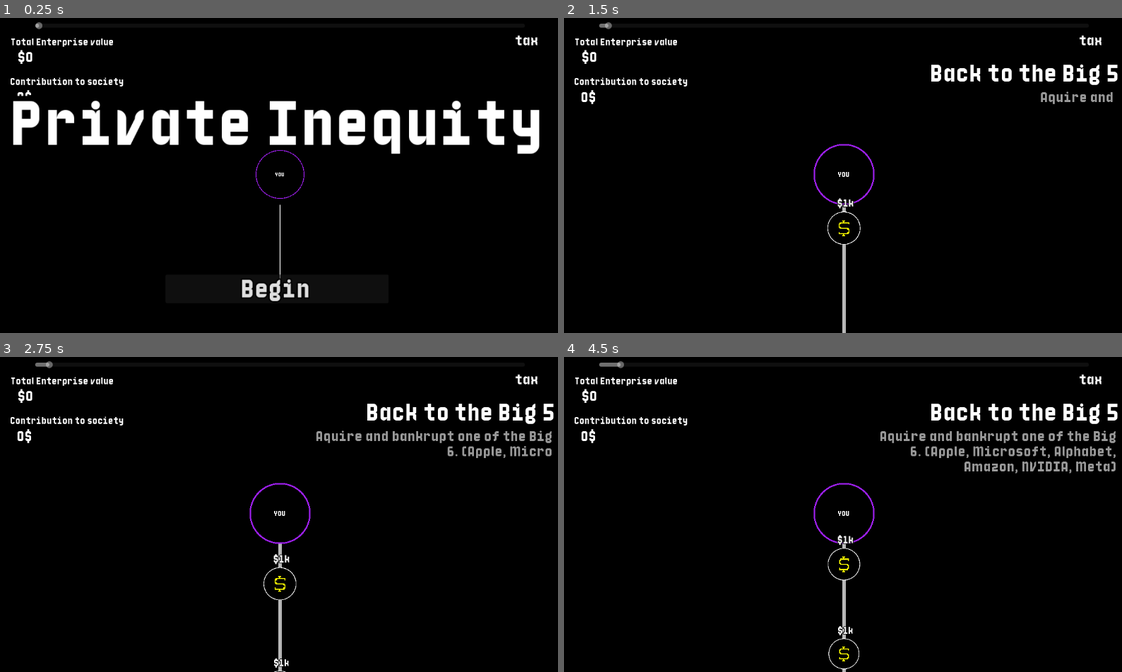
Above: before the commit, frames 1-4 (two rows, left to right).
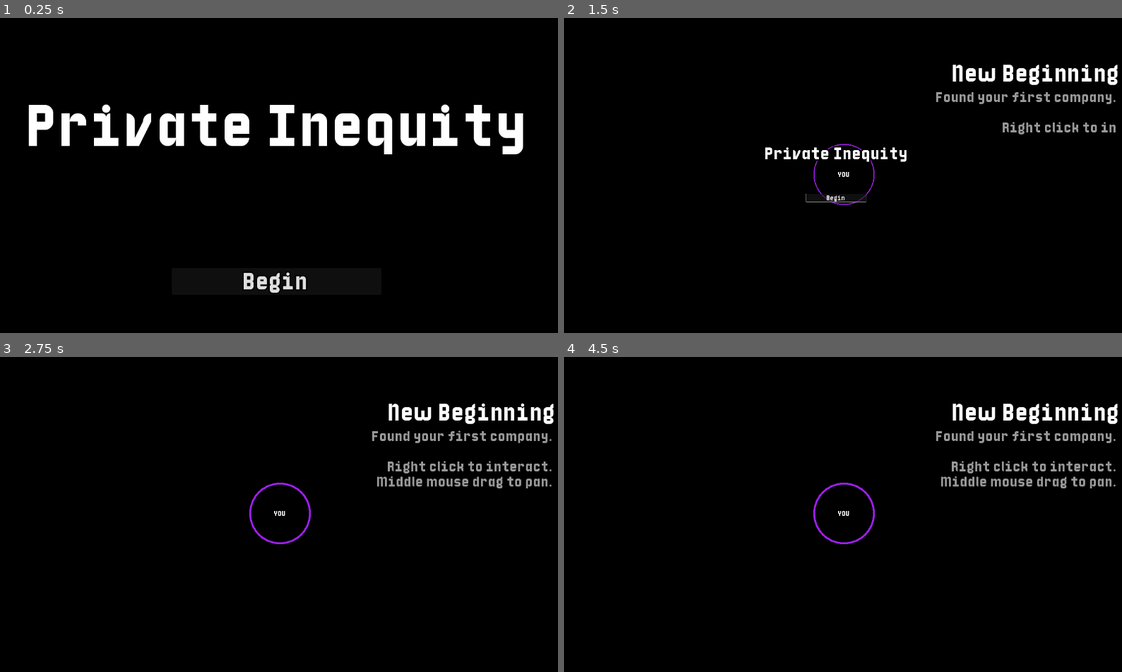
Above: after the commit, the same moments.

Repository: pirey0/LD58
Game: Godot game, scene res://main.tscn
Same seed, same stepped clock (60 frames per second), same inputs: the game is played once before the commit and once after it.
Inputs (mouse positions are in pixels of both pictures, inside the frame that each line leads up to):
- Up to frame 1 (0.25 s): no input
- Up to frame 2 (1.5 s): click "Begin" at 0.5 s; click "Begin" at 1.25 s
- Up to frame 3 (2.75 s): click "Begin" at 2 s
- Up to frame 4 (4.5 s): tap Enter at 2.75 s; move the mouse to (965, 498) at 2.77 s; tap 2 at 2.85 s; click (965, 498) at 2.92 s; tap Space at 3.02 s; click (831, 505) at 3.5 s, where only the run before the commit has a clickable "Open New Company"; click (831, 505) at 4.25 s, where only the run before the commit has a clickable "Open New Company"

The runs differ from the first frame. In frame 1, 8.2% of the frame differs, in the area x 1-97%, y 1-90%; in frame 2, 3.7%; in frame 3, 4.4%; in frame 4, 4.9%.

Commit message:
bugfix and ux improvements

Diff:
--- a/companies/company_start.gd
+++ b/companies/company_start.gd
@@ -17,7 +17,7 @@
 
 func create_first_company():
 	G.progression.founded = true
-	var sub = G.world.spawn_company_at(position + Vector2(0, 800.0), "Private Inequity")
+	var sub = G.world.spawn_company_at(position + Vector2(0, 400.0), "Private Inequity")
 	sub.player_owned = true
 	sub.add_to_group("main_company")
 
--- a/content/buyout_proposal.tscn
+++ b/content/buyout_proposal.tscn
@@ -9,6 +9,7 @@
 [sub_resource type="LabelSettings" id="LabelSettings_sin7j"]
 
 [node name="BuyoutProposal" type="Control"]
+z_index = 100
 layout_mode = 3
 anchors_preset = 0
 offset_right = 288.0
--- a/content/company.gd
+++ b/content/company.gd
@@ -29,7 +29,7 @@
 var is_in_first_year := true
 var display_value := true
 
-@onready var stats_obj := [%ProfitT,%GoodsT,%DebtT,%TaxT,%Profit,%Goods,%Debt,%Tax]
+@onready var stats_obj := [%NewProfitT, %ProfitT,%GoodsT,%DebtT,%TaxT,%Profit,%Goods,%Debt,%Tax, %NewProfit]
 
 func _ready() -> void:
 	add_to_group("object")
@@ -65,9 +65,9 @@
 
 func update_highlight():
 	if selected:
+		width_mult = 2.0
+	elif hovered:
 		width_mult = 1.5
-	elif hovered:
-		width_mult = 1.25
 	else:
 		width_mult = 1.0
 
@@ -83,7 +83,7 @@
 func get_actions() -> Array:
 	var out := []
 	if G.progression.can_create_subsidiary:
-		out.append(ContextAction.new(create_subsidiary, preload("res://art/company_icon.png"), null, Color.LIME_GREEN, " Subsidiary"))
+		out.append(ContextAction.new(create_subsidiary, preload("res://art/company_icon.png"), null, Color.LIME_GREEN, "New Subsidiary"))
 	if G.progression.can_trade_goods:
 		out.append(ContextAction.new(create_sell_low.bind(0), preload("res://art/goods_icon.png"), preload("res://art/down.png"), Color.RED, "Sell Goods for $%s (LOW)"%Balancing.GOOD_VALUE_LOW, Color.LIME_GREEN))
 		out.append(ContextAction.new(create_sell_high.bind(0), preload("res://art/goods_icon.png"), preload("res://art/up.png"), Color.GREEN, "Sell Goods for $%s (HIGH)"%Balancing.GOOD_VALUE_HIGH, Color.LIME_GREEN))
@@ -277,13 +277,18 @@
 	%Profit.visible = last_revenue != 0
 	%ProfitT.visible = %Profit.visible
 	%Profit.text = Util.format_money(last_revenue)
-	%Profit.modulate = Color.RED if last_revenue < 1000.0 else Color.GREEN
-
+	%Profit.modulate = Color.RED if last_revenue < 0.0 else Color.GREEN
+
+	%NewProfit.visible = new_revenue != 0
+	%NewProfitT.visible = %NewProfit.visible
+	%NewProfit.text = Util.format_money(new_revenue)
+	%NewProfit.modulate = Color.RED if new_revenue < 0.0 else Color.GREEN
 
 func on_year_end():
 	last_revenue = new_revenue
 	last_money = money
 	is_in_first_year = false
+	new_revenue = 0
 
 func create_loan_proposal() -> LoanProposal:
 	var out = LoanProposal.new()
--- a/content/company.tscn
+++ b/content/company.tscn
@@ -117,7 +117,15 @@
 [node name="ProfitT" type="Label" parent="StatsCtr/HBoxContainer/VBoxContainer"]
 unique_name_in_owner = true
 layout_mode = 2
-text = "LAST PROFIT:"
+text = "PRIOR PROFIT:"
+label_settings = SubResource("LabelSettings_t5md1")
+horizontal_alignment = 2
+vertical_alignment = 1
+
+[node name="NewProfitT" type="Label" parent="StatsCtr/HBoxContainer/VBoxContainer"]
+unique_name_in_owner = true
+layout_mode = 2
+text = "NEW PROFIT:"
 label_settings = SubResource("LabelSettings_t5md1")
 horizontal_alignment = 2
 vertical_alignment = 1
@@ -150,6 +158,13 @@
 layout_mode = 2
 
 [node name="Profit" type="Label" parent="StatsCtr/HBoxContainer/AAA"]
+unique_name_in_owner = true
+layout_mode = 2
+text = "$12.4M"
+label_settings = SubResource("LabelSettings_etndd")
+vertical_alignment = 1
+
+[node name="NewProfit" type="Label" parent="StatsCtr/HBoxContainer/AAA"]
 unique_name_in_owner = true
 layout_mode = 2
 text = "$12.4M"
--- a/content/connection_goods.gd
+++ b/content/connection_goods.gd
@@ -12,6 +12,9 @@
 var transfered_amount := 0
 
 var taxable := true
+
+const TIMEOUT_TIME := 5.0
+var cancel_from_timeout := TIMEOUT_TIME
 
 func _ready() -> void:
 	super()
@@ -58,8 +61,12 @@
 		return
 
 	if source.goods < good_per_trade or destination.money < good_value:
+		cancel_from_timeout-= delta
+		if cancel_from_timeout < 0.0:
+			close()
 		return
 
+	cancel_from_timeout = TIMEOUT_TIME
 	time_to_next = 1.0
 	source.change_goods(-good_per_trade)
 
--- a/content/connection_tax.gd
+++ b/content/connection_tax.gd
@@ -22,7 +22,7 @@
 
 	destination.on_year_end()
 
-	if destination.money < -2000.0:
+	if destination.money < 0:
 		destination.bankrupt("BANKRUPT!")
 
 	if tax <= 0.0:
--- a/content/loan_proposal.tscn
+++ b/content/loan_proposal.tscn
@@ -9,6 +9,7 @@
 [sub_resource type="LabelSettings" id="LabelSettings_sin7j"]
 
 [node name="LoanProposal" type="Control"]
+z_index = 100
 layout_mode = 3
 anchors_preset = 0
 offset_right = 288.0
--- a/main.gd
+++ b/main.gd
@@ -1,7 +1,7 @@
 extends Node
 
 func _ready() -> void:
-	var debug := true
+	var debug := false
 
 	if debug and OS.has_feature("editor"):
 		G.progression.skip_to("progression_step_20")
--- a/main.tscn
+++ b/main.tscn
@@ -19,6 +19,11 @@
 outline_size = 20
 outline_color = Color(0, 0, 0, 1)
 
+[sub_resource type="LabelSettings" id="LabelSettings_dg77c"]
+font_size = 20
+outline_size = 20
+outline_color = Color(0, 0, 0, 1)
+
 [sub_resource type="LabelSettings" id="LabelSettings_5vw27"]
 font_size = 100
 outline_size = 40
@@ -70,13 +75,12 @@
 [node name="UI" type="CanvasLayer" parent="."]
 layer = 2
 
-[node name="Meta" type="Node" parent="UI" node_paths=PackedStringArray("progress_slider", "tev", "gameover_obj", "gameover_reason", "retry_button", "main_menu_parent", "begin_game_btn", "objective_label", "objective_descr", "cycle_parent", "evaluation_parent", "win_parent", "win_timer")]
+[node name="Meta" type="Node" parent="UI" node_paths=PackedStringArray("progress_slider", "tev", "gameover_obj", "gameover_reason", "main_menu_parent", "begin_game_btn", "objective_label", "objective_descr", "cycle_parent", "evaluation_parent", "win_parent", "win_timer")]
 script = ExtResource("5_lquwl")
 progress_slider = NodePath("../CycleParent/HSlider")
 tev = NodePath("../EvaluationParent/tev")
 gameover_obj = NodePath("../GameoverParent")
 gameover_reason = NodePath("../GameoverParent/GameoverReason")
-retry_button = NodePath("../GameoverParent/Retry")
 main_menu_parent = NodePath("../MainMenuParent")
 begin_game_btn = NodePath("../MainMenuParent/Begin")
 objective_label = NodePath("../Control/Objective")
@@ -206,19 +210,27 @@
 grow_horizontal = 2
 grow_vertical = 2
 text = "%s went insolvent.
-The courts lifted the corporate veil, you have to stand trial. \"))
+The courts lifted the corporate veil, you have to stand trial.
 "
 label_settings = SubResource("LabelSettings_272bh")
 horizontal_alignment = 1
 
-[node name="Retry" type="Button" parent="UI/GameoverParent"]
-layout_mode = 0
-offset_left = -201.0
-offset_top = 211.0
-offset_right = 227.0
-offset_bottom = 266.0
-theme_override_font_sizes/font_size = 40
-text = "Open New Company"
+[node name="WinText" type="Label" parent="UI/GameoverParent"]
+layout_mode = 1
+anchors_preset = 8
+anchor_left = 0.5
+anchor_top = 0.5
+anchor_right = 0.5
+anchor_bottom = 0.5
+offset_left = -548.0
+offset_top = 190.0
+offset_right = 576.0
+offset_bottom = 301.0
+grow_horizontal = 2
+grow_vertical = 2
+text = "(Relaunch the game to start over)"
+label_settings = SubResource("LabelSettings_dg77c")
+horizontal_alignment = 1
 
 [node name="MainMenuParent" type="Control" parent="UI"]
 process_mode = 3
@@ -294,6 +306,7 @@
 
 [node name="WinParent" type="Control" parent="UI"]
 process_mode = 3
+visible = false
 layout_mode = 3
 anchors_preset = 8
 anchor_left = 0.5
--- a/meta.gd
+++ b/meta.gd
@@ -6,7 +6,6 @@
 @export var contribution : Label
 @export var gameover_obj : Control
 @export var gameover_reason : Label
-@export var retry_button : Button
 
 @export var main_menu_parent : Control
 @export var begin_game_btn :Button
@@ -129,8 +128,6 @@
 	tw.tween_property(gameover_obj,"scale", Vector2.ONE , 0.5).from(0.0 * Vector2.ONE)\
 		.set_trans(Tween.TransitionType.TRANS_BACK).set_ease(Tween.EASE_OUT)
 
-	retry_button.pressed.connect(on_retry)
-
 func win():
 	set_new_goal("","")
 	win_parent.scale = Vector2.ZERO
@@ -152,21 +149,17 @@
 	var secs = int(seconds % 60)
 	return "%02d:%02d:%02d" % [hours, minutes, secs]
 
-func on_retry():
-	get_tree().quit(0)
-
-
 var goaltw : Tween
 func set_new_goal(title,descr):
 	if goaltw:
 		goaltw.kill()
 	goaltw = create_tween()
 
-	goaltw.tween_property(objective_descr, "visible_ratio", 0.0, 0.1 +objective_descr.text.length()*0.03)
-	goaltw.tween_property(objective_label, "visible_ratio", 0.0, 0.1 +objective_label.text.length()*0.03)
+	goaltw.tween_property(objective_descr, "visible_ratio", 0.0, 0.1 +objective_descr.text.length()*0.01)
+	goaltw.tween_property(objective_label, "visible_ratio", 0.0, 0.1 +objective_label.text.length()*0.01)
 	goaltw.tween_callback(func():
 			objective_label.text = title
 			objective_descr.text = descr
 			)
-	goaltw.tween_property(objective_label, "visible_ratio", 1.0,  0.1  + title.length()*0.03)
-	goaltw.tween_property(objective_descr, "visible_ratio", 1.0,  0.1  + descr.length()*0.03)
+	goaltw.tween_property(objective_label, "visible_ratio", 1.0,  0.1  + title.length()*0.01)
+	goaltw.tween_property(objective_descr, "visible_ratio", 1.0,  0.1  + descr.length()*0.01)
--- a/progression/progression_step_1.gd
+++ b/progression/progression_step_1.gd
@@ -5,7 +5,7 @@
 	return "New Beginning"
 
 func get_display_descr() -> String:
-	return "Found your first company."
+	return "Found your first company.\n\nRight click to interact.\nMiddle mouse drag to pan.\n"
 
 func begin_step():
 	super()
--- a/world.gd
+++ b/world.gd
@@ -1,5 +1,6 @@
 extends Control
 class_name World
+
 
 func _ready() -> void:
 	G.world = self
Not shown: 1 places in main.tscn that only renumber resources
